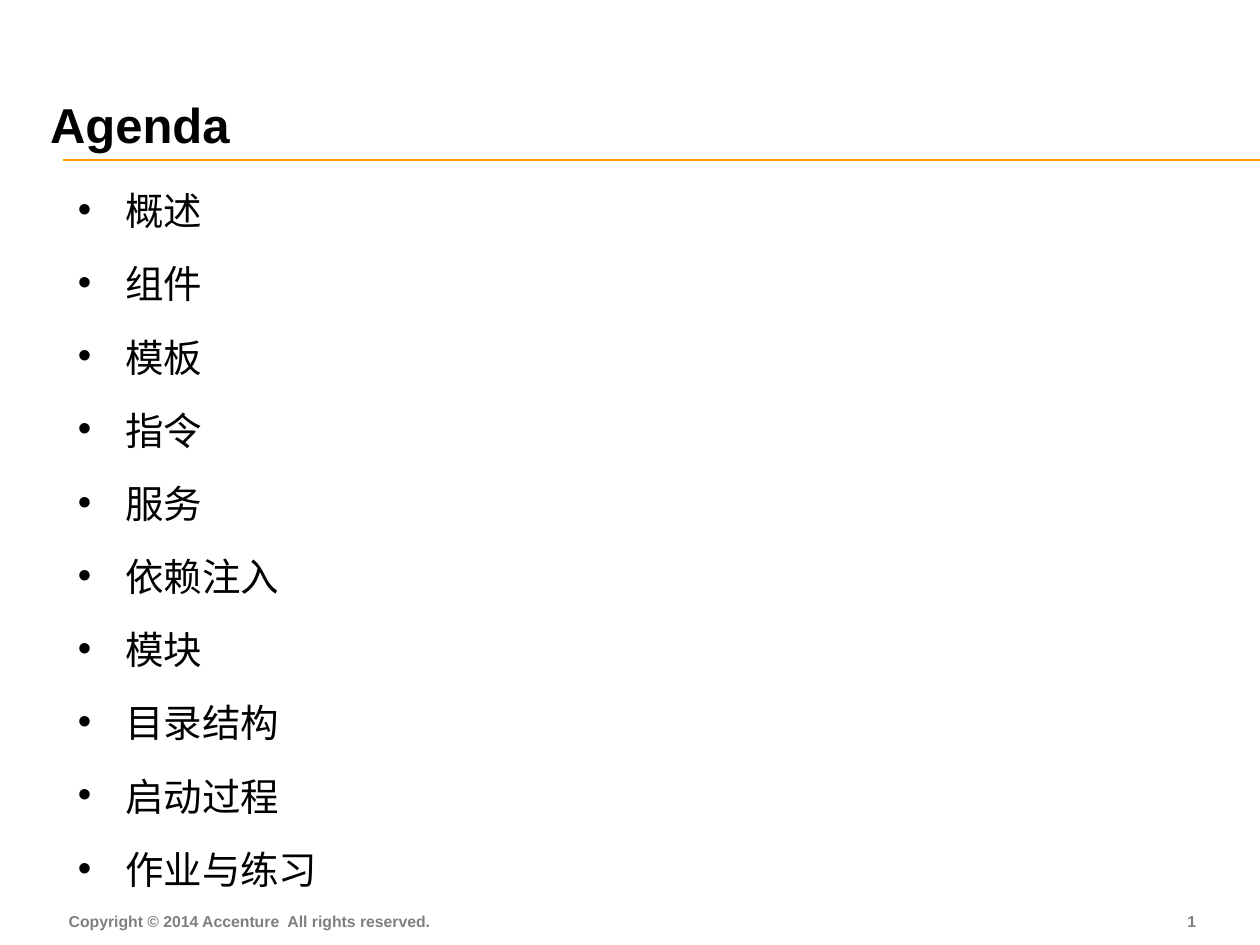
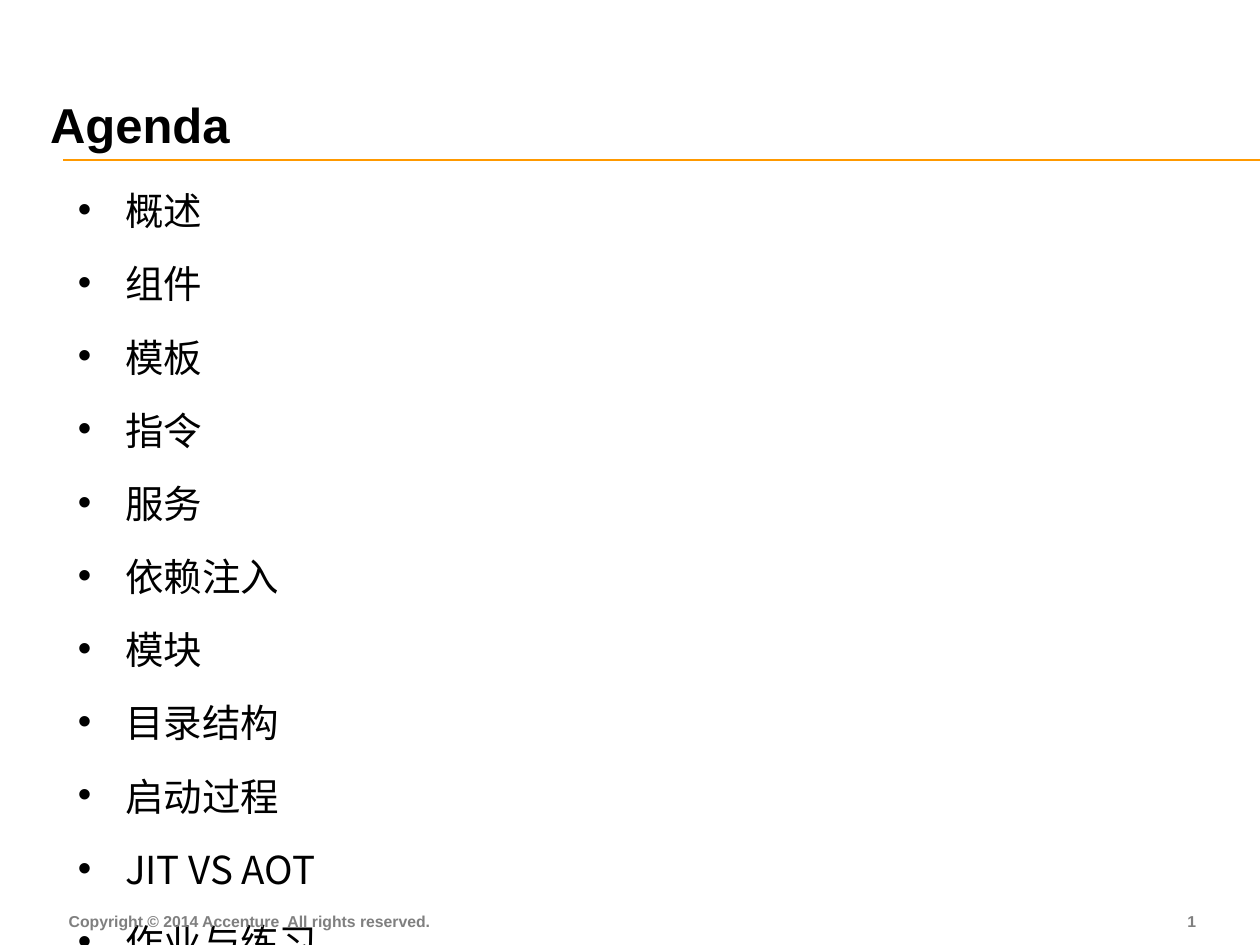
Before and after one commit to FS-Angular-Interest-Group/AngularTraining, a slide deck: slide 2 of PPT/03-Accenture-FS-Angular-Framework.pptx. Drawn at 1260x945 pixels with LibreOffice and Linux fonts; fonts in the diff are those of the drawing. Boxes give left, top, right and bottom in pixels: in the first picture for what was removed or moved away, otherwise in the second. Text is boxed around its words. In the diff, an @@ line names an element or a change of style, - is before the commit and + after.

Commit message:
ppt

```diff
--- a/PPT/03-Accenture-FS-Angular-Framework.pptx
+++ b/PPT/03-Accenture-FS-Angular-Framework.pptx
@@ table at (x1=66, y1=175, x2=1148, y2=945) @@
-row 1, column 1: 概述 / 组件 / 模板 / 指令 / 服务 / 依赖注入 / 模块 / 目录结构 / 启动过程 / 作业与练习
+row 1, column 1: 概述 / 组件 / 模板 / 指令 / 服务 / 依赖注入 / 模块 / 目录结构 / 启动过程 / JIT VS AOT / 作业与练习
```
Also in this commit, not shown: 4 other slides changed, 5 slides added.
